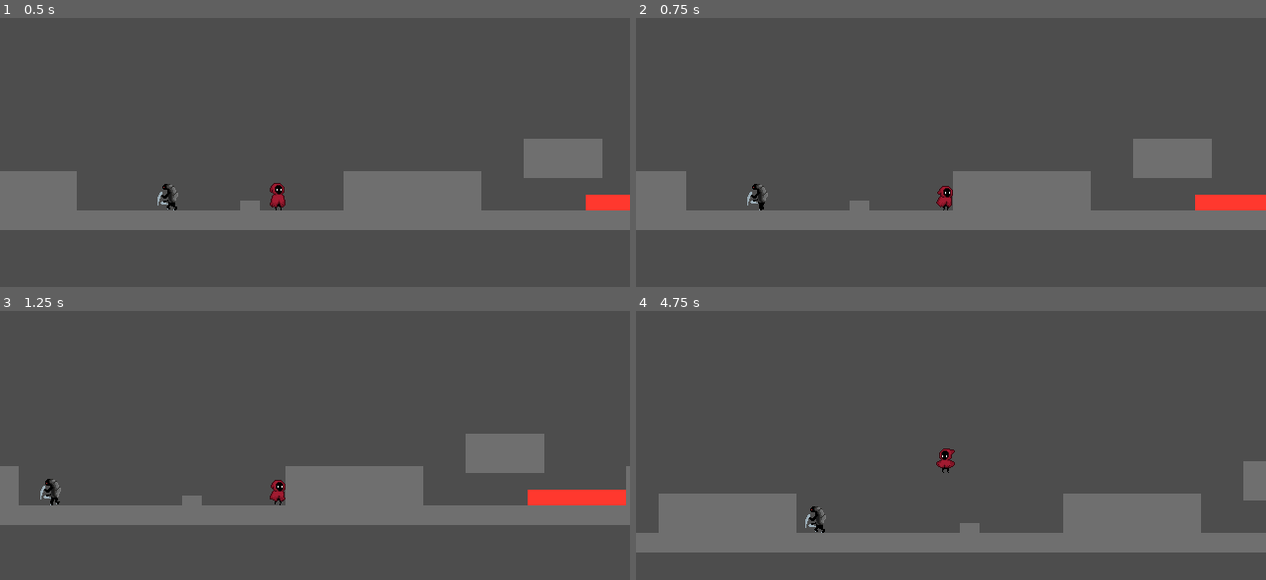
Above: before the commit, frames 1-4 (two rows, left to right).
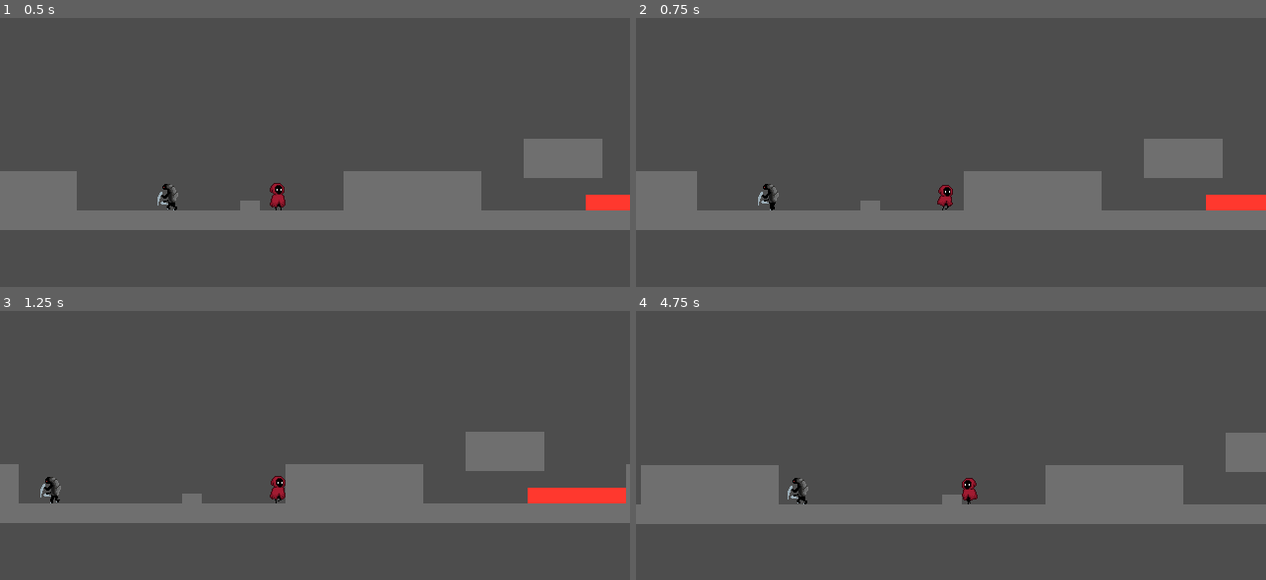
Above: after the commit, the same moments.

Repository: urboifox/platformer
Game: Godot game, scene res://scenes/game.tscn
Two runs of this game, one before a commit and one after it. Both use one fixed random seed, a clock stepped at 60 frames per second and the inputs below.
Inputs:
- Up to frame 1 (0.5 s): no input
- Up to frame 2 (0.75 s): hold Right (right) from 0.53 s (still down); tap E (dash) at 0.6 s
- Up to frame 3 (1.25 s): keep holding Right (right); tap Space (jump) at 0.77 s
- Up to frame 4 (4.75 s): tap E (dash) every 0.75 s from 1.35 to 4.35 s; tap Space (jump) at 1.52, 3.02, 3.77, 4.52 s; release Right (right) at 2.03 s; hold Left (left) 2.03-2.78 s; hold Right (right) 2.78-4.28 s; hold Left (left) from 4.28 s (still down)

Frame 1 is identical in both runs. In frame 2, 1.8% of the frame differs, in the area x 7-94%, y 44-72%; in frame 3, 2.0%; in frame 4, 20%, in the area x 0-100%, y 45-90%.

Commit message:
fix: allow player to jump without sliding on wall if hes colliding with it

Diff:
--- a/scenes/player/player.gd
+++ b/scenes/player/player.gd
@@ -6,7 +6,7 @@
 @onready var camera: Camera2D = $Camera2D
 @onready var sprite: AnimatedSprite2D = $AnimatedSprite2D
 @onready var state_machine: StateMachine = $StateMachine
-@onready var wall_check: RayCast2D = $AnimatedSprite2D/WallCheck
+@onready var wall_check: RayCast2D = $AnimatedSprite2D/WallCheck # used to check if the player reached the end of the wall he is sliding on
 
 var hp: float
 var spawn_position: Vector2
@@ -41,6 +41,7 @@
 	if is_on_floor():
 		air_dashes = stats.air_dashes
 		last_wall_side = 0.0
+		last_wall_side = -signf(wall_check.get_collision_normal().x) if wall_check.is_colliding() else 0.0
 
 	move_and_slide()
 
@@ -50,18 +51,18 @@
 		sprite.scale.x = -1 if direction < 0.0 else 1
 
 
-func move_x(speed: float) -> void:
+func move_x(speed: float, delta: float) -> void:
 	var direction := Input.get_axis("left", "right")
 	face(direction)
-	velocity.x = direction * speed
+	velocity.x = move_toward(velocity.x, direction * speed, stats.acceleration * delta)
 
 
-func dash_x(speed: float) -> void:
+func dash_x(speed: float, delta: float) -> void:
 	var direction := Input.get_axis("left", "right")
 	if direction == 0.0:
 		direction = signf(sprite.scale.x)
 	face(direction)
-	velocity.x = direction * speed
+	velocity.x = move_toward(velocity.x, direction * speed, stats.acceleration * delta)
 
 
 func ground_state() -> String:
--- a/scenes/player/player_stats.tres
+++ b/scenes/player/player_stats.tres
@@ -4,4 +4,3 @@
 
 [resource]
 script = ExtResource("1_2eiml")
-health = 1.0
--- a/scenes/player/states/player_state_dash.gd
+++ b/scenes/player/states/player_state_dash.gd
@@ -9,7 +9,6 @@
 
 	_timer = player.stats.dash_time
 	player.velocity.y = 0.0
-	player.dash_x(player.stats.dash_speed)
 
 
 func exit() -> void:
@@ -22,3 +21,4 @@
 		if player.is_on_floor():
 			return state_machine.transition(player.ground_state())
 		return state_machine.transition("Fall")
+	player.dash_x(player.stats.dash_speed, delta)
--- a/scenes/player/states/player_state_fall.gd
+++ b/scenes/player/states/player_state_fall.gd
@@ -9,7 +9,7 @@
 	Audio.stop("falling")
 
 
-func physics_update(_delta: float) -> void:
+func physics_update(delta: float) -> void:
 	if try_dash():
 		return state_machine.transition("Dash")
 
@@ -27,4 +27,4 @@
 	if player.velocity.y > 400.0:
 		Audio.play_loop("falling")
 
-	player.move_x(player.stats.speed)
+	player.move_x(player.stats.speed, delta)
--- a/scenes/player/states/player_state_hurt.gd
+++ b/scenes/player/states/player_state_hurt.gd
@@ -10,4 +10,4 @@
 
 
 func physics_update(delta: float) -> void:
-	player.velocity.x = move_toward(player.velocity.x, 0.0, player.stats.friction * delta)
+	player.velocity.x = move_toward(player.velocity.x, 0.0, player.stats.knockback_friction * delta)
--- a/scenes/player/states/player_state_idle.gd
+++ b/scenes/player/states/player_state_idle.gd
@@ -3,16 +3,14 @@
 
 func enter() -> void:
 	player.sprite.play("idle")
-	player.velocity.x = 0.0
 
 
-func physics_update(_delta: float) -> void:
-	if try_dash():
-		return state_machine.transition("Dash")
-
+func physics_update(delta: float) -> void:
 	if left_ground():
 		return
 
 	var direction := Input.get_axis("left", "right")
 	if direction != 0.0:
 		return state_machine.transition("Run")
+
+	player.velocity.x = move_toward(player.velocity.x, 0.0, player.stats.friction * delta)
--- a/scenes/player/states/player_state_jump.gd
+++ b/scenes/player/states/player_state_jump.gd
@@ -9,7 +9,7 @@
 	player.jump_buffer = 0.0
 
 
-func physics_update(_delta: float) -> void:
+func physics_update(delta: float) -> void:
 	if try_dash():
 		return state_machine.transition("Dash")
 
@@ -26,4 +26,4 @@
 		if player.last_wall_side != -signf(player.get_wall_normal().x):
 			return state_machine.transition("WallSlide")
 
-	player.move_x(player.stats.speed)
+	player.move_x(player.stats.speed, delta)
--- a/scenes/player/states/player_state_run.gd
+++ b/scenes/player/states/player_state_run.gd
@@ -5,7 +5,7 @@
 	player.sprite.play("run")
 
 
-func physics_update(_delta: float) -> void:
+func physics_update(delta: float) -> void:
 	if try_dash():
 		return state_machine.transition("Dash")
 
@@ -16,5 +16,5 @@
 	if direction == 0.0:
 		return state_machine.transition("Idle")
 
-	player.move_x(player.stats.speed)
+	player.move_x(player.stats.speed, delta)
 	player.request_footsteps(2.0)
--- a/scenes/player/states/player_state_wall_slide.gd
+++ b/scenes/player/states/player_state_wall_slide.gd
@@ -11,11 +11,8 @@
 	player.apply_gravity = true
 
 
-func physics_update(_delta: float) -> void:
-	if not player.is_on_wall():
-		return state_machine.transition("Fall")
-
-	if not player.wall_check.is_colliding():
+func physics_update(delta: float) -> void:
+	if not player.is_on_wall() or not player.wall_check.is_colliding():
 		return state_machine.transition("Fall")
 
 	if Input.is_action_just_pressed("jump"):
@@ -26,4 +23,4 @@
 
 	player.velocity.y = player.stats.wall_slide_velocity
 	player.coyote_timer = player.stats.coyote_time
-	player.move_x(player.stats.speed)
+	player.move_x(player.stats.speed, delta)
--- a/scripts/movement_stats.gd
+++ b/scripts/movement_stats.gd
@@ -2,6 +2,7 @@
 extends Resource
 
 @export var health: float = 2.0
+@export var acceleration: float = 3000.0
 @export var speed: float = 250.0
 @export var dash_speed: float = 500.0
 @export var jump_velocity: float = -400.0
@@ -11,7 +12,8 @@
 @export var coyote_time: float = 0.1
 @export var jump_buffer_time: float = 0.05
 @export var jump_cut: float = 0.5
-@export var friction: float = 1200
+@export var friction: float = 4500
+@export var knockback_friction: float = 1200
 @export var knockback_force: float = 300
 @export var invincible_time: float = 1.0
 @export var wall_slide_velocity: float = 50.0
